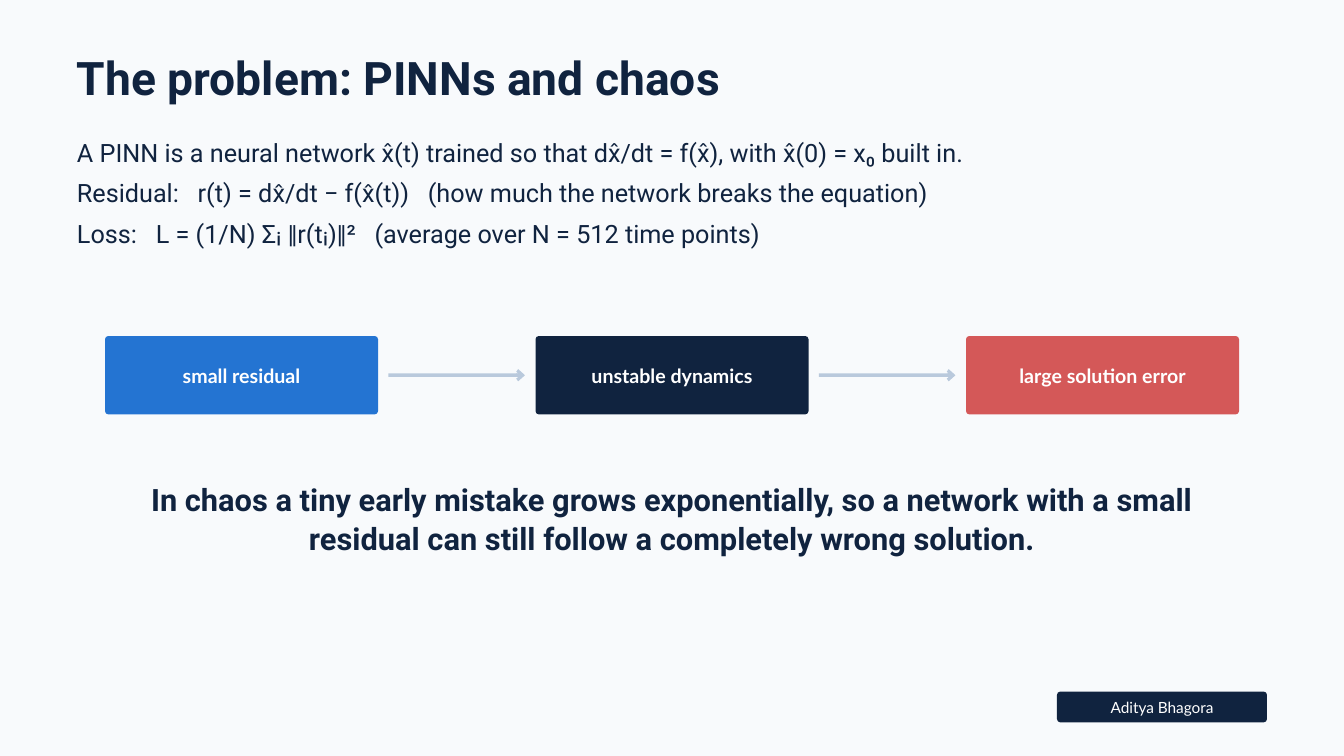
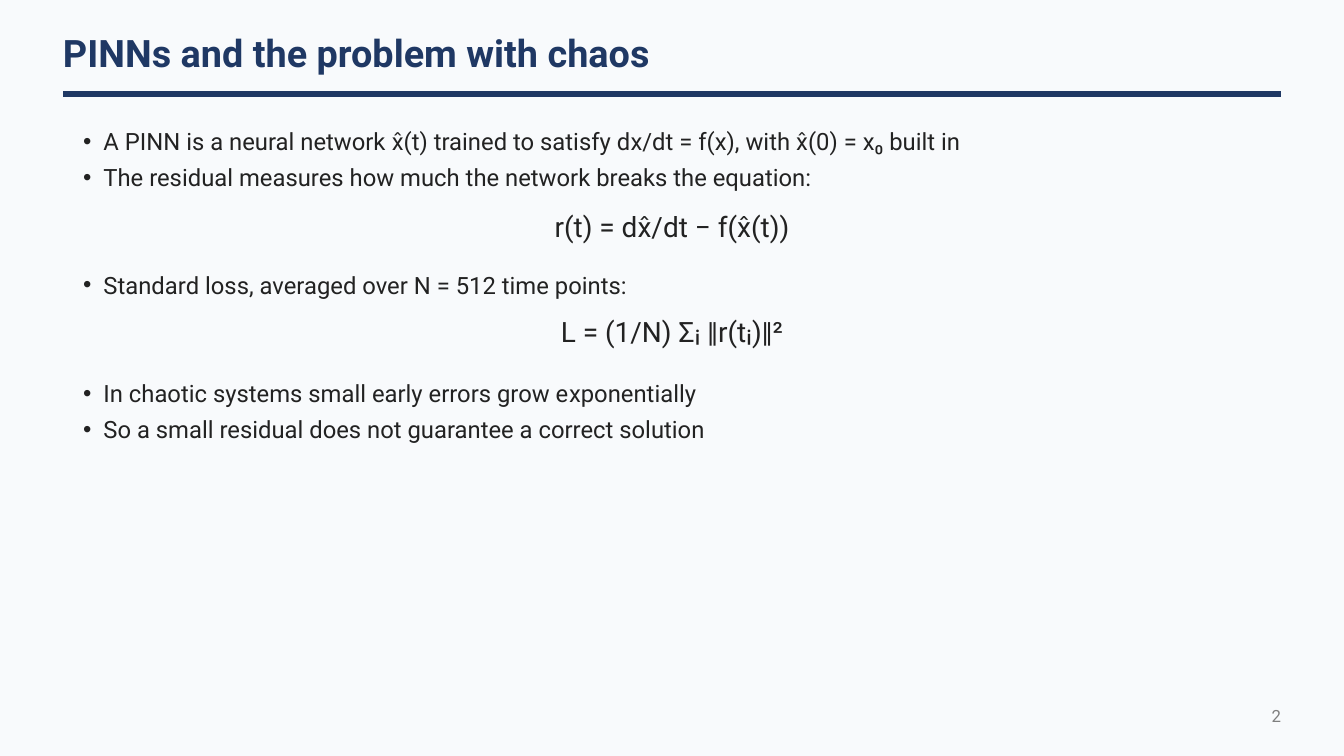
Before and after one commit to ChandraguptSharma07/directional_pinn, a slide deck: slide 2 of matrix_weighting/docs/slides/presentation.pptx. Drawn at 1344x756 pixels with LibreOffice and Linux fonts; fonts in the diff are those of the drawing. Boxes give left, top, right and bottom in pixels: in the first picture for what was removed or moved away, otherwise in the second. Text is boxed around its words. In the diff, an @@ line names an element or a change of style, - is before the commit and + after.

```diff
--- a/matrix_weighting/docs/slides/presentation.pptx
+++ b/matrix_weighting/docs/slides/presentation.pptx
@@ text at bbox=[63, 38, 650, 75]: text changed; size 49.5 to 40.5 pt; text colour #10233F to #1F3864 @@
-The problem: PINNs and chaos
+PINNs and the problem with chaos
@@ freeform shape added at bbox=[63, 91, 1281, 96], fill #1F3864 @@
@@ text at bbox=[103, 131, 960, 191]: text changed; size 27 to 25.5 pt; text colour #10233F to #222222 @@
-A PINN is a neural network x̂(t) trained so that dx̂/dt = f(x̂), with x̂(0) = x₀ built in.
-Residual: r(t) = dx̂/dt − f(x̂(t)) (how much the network breaks the equation)
-Loss: L = (1/N) Σᵢ ‖r(tᵢ)‖² (average over N = 512 time points)
+  • A PINN is a neural network x̂(t) trained to satisfy dx/dt = f(x), with x̂(0) = x₀ built in
+  • The residual measures how much the network breaks the equation:
@@ text added at bbox=[555, 214, 790, 243], 30 pt, text #222222 @@
+r(t) = dx̂/dt − f(x̂(t))
@@ text added at bbox=[103, 276, 627, 299], 25.5 pt, text #222222 @@
+  • Standard loss, averaged over N = 512 time points:
@@ text added at bbox=[561, 319, 782, 348], 30 pt, text #222222 @@
+L = (1/N) Σᵢ ‖r(tᵢ)‖²
@@ freeform shape removed at bbox=[105, 336, 378, 415] @@
@@ freeform shape removed at bbox=[536, 336, 808, 415] @@
@@ freeform shape removed at bbox=[966, 336, 1239, 415] @@
@@ text "In chaotic systems small early ..." at bbox=[103, 384, 704, 443]: vertical alignment middle to top @@
@@ text at bbox=[103, 384, 704, 443]: text changed; size 21 to 25.5 pt; font Lato to Roboto; text colour #FFFFFF to #222222; bold off @@
-large solution error
+  • In chaotic systems small early errors grow exponentially
+  • So a small residual does not guarantee a correct solution
@@ text removed at bbox=[183, 368, 300, 383] @@
-small residual
@@ arrow removed from (388, 375) to (525, 375) @@
@@ text removed at bbox=[591, 368, 753, 387] @@
-unstable dynamics
@@ arrow removed from (819, 375) to (956, 375) @@
@@ text removed at bbox=[151, 488, 1192, 557] @@
-In chaos a tiny early mistake grows exponentially, so a network with a small residual can still follow a completely wrong solution.
@@ freeform shape removed at bbox=[1057, 691, 1267, 722] @@
@@ text removed at bbox=[1111, 701, 1214, 716] @@
-Aditya Bhagora
@@ text added at bbox=[1272, 710, 1281, 722], 18 pt, text #7F7F7F @@
+2
```
Also in this commit, not shown: 11 other slides changed, 1 slide added, 2 other files.
